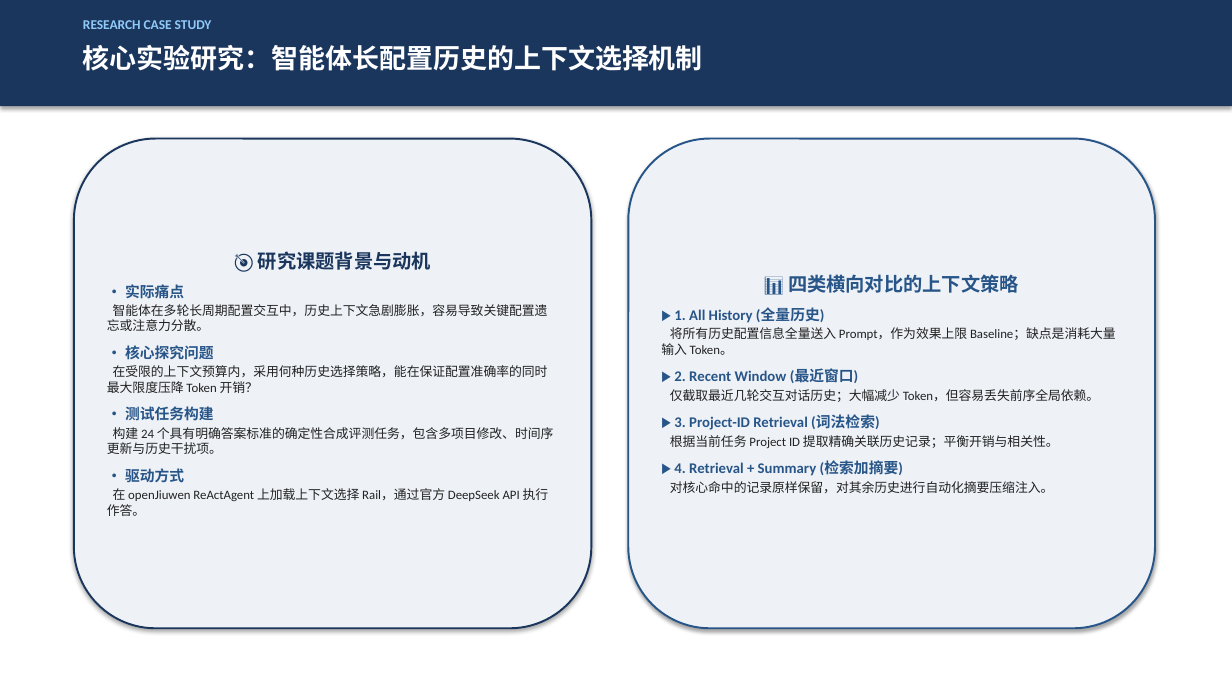
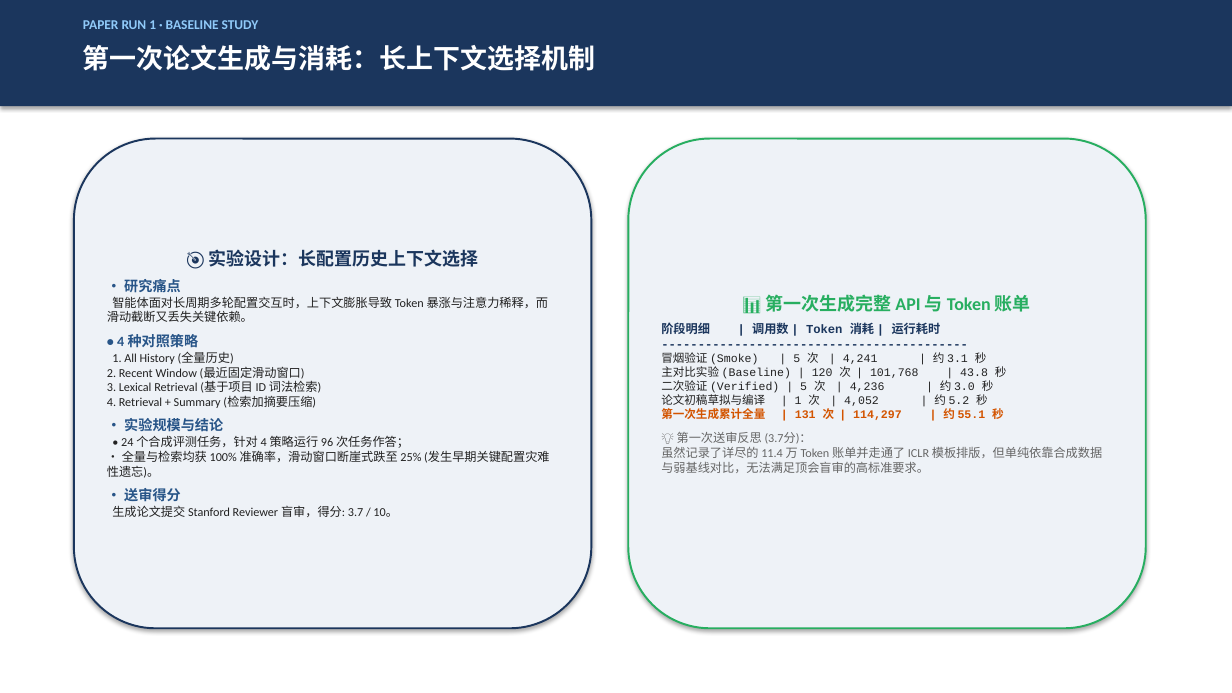
Before and after one commit to MieSheeeep/JiuwenSwarmPaperAgent, a slide deck: slide 7 of docs/第6组项目汇报PPT_终版.pptx (slide 4 before the commit). Drawn at 1232x693 pixels with LibreOffice and Linux fonts; fonts in the diff are those of the drawing. Boxes give left, top, right and bottom in pixels: in the first picture for what was removed or moved away, otherwise in the second. Text is boxed around its words. In the diff, an @@ line names an element or a change of style, - is before the commit and + after.

```diff
--- a/docs/第6组项目汇报PPT_终版.pptx
+++ b/docs/第6组项目汇报PPT_终版.pptx
@@ text at [83, 20, 259, 29]: text changed @@
-RESEARCH CASE STUDY
+PAPER RUN 1 · BASELINE STUDY
@@ text at [83, 45, 595, 71]: text changed @@
-核心实验研究：智能体长配置历史的上下文选择机制
+第一次论文生成与消耗：长上下文选择机制
@@ rounded rectangle "📊 第一次生成完整 API 与 Token ...": place and size @@
-rounded rectangle "📊 第一次生成完整 API 与 Token ..." at [628, 139, 1155, 628]
+rounded rectangle "📊 第一次生成完整 API 与 Token ..." at [628, 139, 1146, 628]
@@ rounded rectangle "📊 第一次生成完整 API 与 Token ..." at [628, 139, 1146, 628]: outline #285588 1.5 pt to #27AE60 1.5 pt @@
@@ text in rounded rectangle at [107, 249, 549, 517]: text changed; size 10 to 9.5 pt @@
-🎯 研究课题背景与动机
-• 实际痛点
-智能体在多轮长周期配置交互中，历史上下文急剧膨胀，容易导致关键配置遗忘或注意力分散。
-• 核心探究问题
-在受限的上下文预算内，采用何种历史选择策略，能在保证配置准确率的同时最大限度压降 Token 开销？
-• 测试任务构建
-构建 24 个具有明确答案标准的确定性合成评测任务，包含多项目修改、时间序更新与历史干扰项。
-• 驱动方式
-在 openJiuwen ReActAgent 上加载上下文选择 Rail，通过官方 DeepSeek API 执行作答。
+🎯 实验设计：长配置历史上下文选择
+• 研究痛点
+智能体面对长周期多轮配置交互时，上下文膨胀导致 Token 暴涨与注意力稀释，而滑动截断又丢失关键依赖。
+• 4 种对照策略
+1. All History (全量历史)
+2. Recent Window (最近固定滑动窗口)
+3. Lexical Retrieval (基于项目 ID 词法检索)
+4. Retrieval + Summary (检索加摘要压缩)
+• 实验规模与结论
+• 24 个合成评测任务，针对 4 策略运行 96 次任务作答；
+• 全量与检索均获 100% 准确率，滑动窗口断崖式跌至 25% (发生早期关键配置灾难性遗忘)。
+• 送审得分
+生成论文提交 Stanford Reviewer 盲审，得分: 3.7 / 10。
@@ text in rounded rectangle at [661, 294, 1102, 473]: text changed; size 10 to 9.5 pt; font Calibri to Courier New @@
-📊 四类横向对比的上下文策略
-▶ 1. All History (全量历史)
-将所有历史配置信息全量送入 Prompt，作为效果上限 Baseline；缺点是消耗大量输入 Token。
-▶ 2. Recent Window (最近窗口)
-仅截取最近几轮交互对话历史；大幅减少 Token，但容易丢失前序全局依赖。
-▶ 3. Project-ID Retrieval (词法检索)
-根据当前任务 Project ID 提取精确关联历史记录；平衡开销与相关性。
-▶ 4. Retrieval + Summary (检索加摘要)
-对核心命中的记录原样保留，对其余历史进行自动化摘要压缩注入。
+📊 第一次生成完整 API 与 Token 账单
+阶段明细 | 调用数 | Token 消耗 | 运行耗时
+------------------------------------------
+冒烟验证 (Smoke) | 5 次 | 4,241 | 约 3.1 秒
+主对比实验 (Baseline) | 120 次 | 101,768 | 43.8 秒
+二次验证 (Verified) | 5 次 | 4,236 | 约 3.0 秒
+论文初稿草拟与编译 | 1 次 | 4,052 | 约 5.2 秒
+第一次生成累计全量 | 131 次 | 114,297 | 约 55.1 秒
+💡 第一次送审反思 (3.7分)：
+虽然记录了详尽的 11.4 万 Token 账单并走通了 ICLR 模板排版，但单纯依靠合成数据与弱基线对比，无法满足顶会盲审的高标准要求。
```
Also in this commit, not shown: 12 other slides changed, 3 slides added, 3 slides removed, 3 other files.
